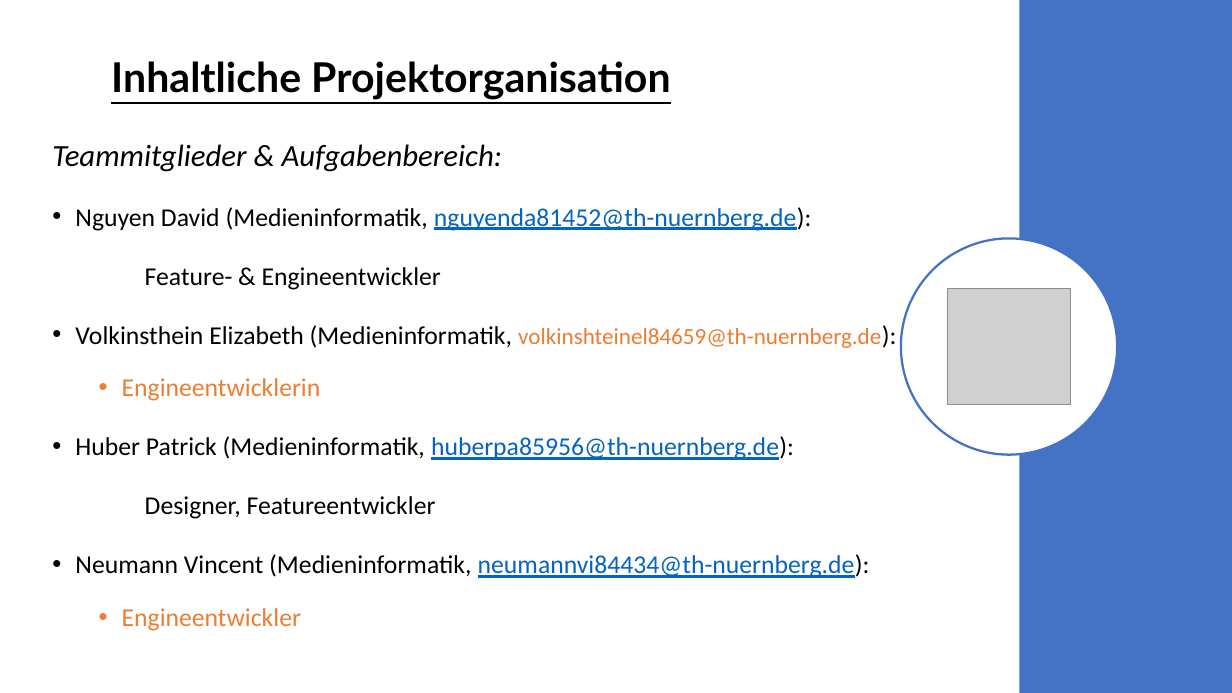
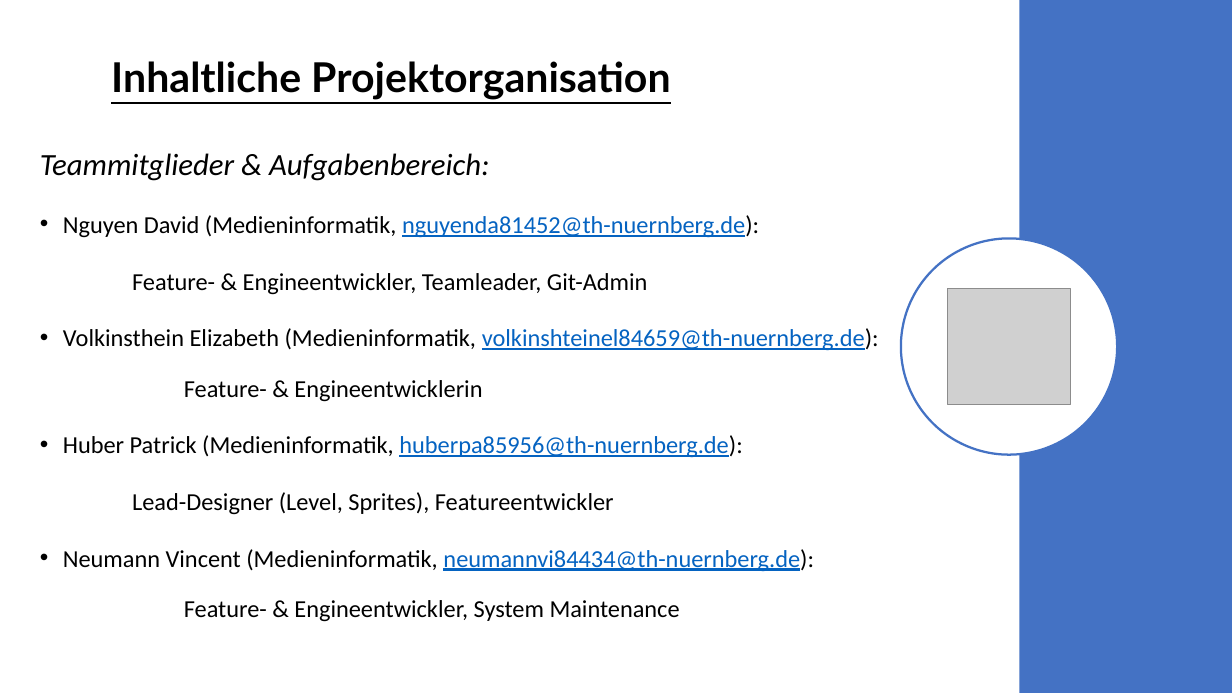
Before and after one commit to davidg-h/WinFormGame, a slide deck: slide 3 of Documentation/Präsentation.pptx. Drawn at 1232x693 pixels with LibreOffice and Linux fonts; fonts in the diff are those of the drawing; grey boxes stand for pictures. Boxes give left, top, right and bottom in pixels: in the first picture for what was removed or moved away, otherwise in the second. Text is boxed around its words. In the diff, an @@ line names an element or a change of style, - is before the commit and + after.

```diff
--- a/Documentation/Präsentation.pptx
+++ b/Documentation/Präsentation.pptx
@@ text "Teammitglieder & Aufgabenbereich:": place and size @@
-text "Teammitglieder & Aufgabenbereich:" at bbox=[52, 144, 881, 631]
+text "Teammitglieder & Aufgabenbereich:" at bbox=[40, 153, 879, 622]
@@ text at bbox=[63, 215, 879, 572]: size 20 to 19 pt in "Nguyen David (Medieninformatik, nguyenda81452@th-nuernberg.d ...", "Volkinsthein Elizabeth (Medieninformatik, volkinshteinel8465 ...", "Huber Patrick (Medieninformatik, huberpa85956@th-nuernberg.d ...", "Neumann Vincent (Medieninformatik, neumannvi84434@th-nuernbe ..."; size 18 to 19 pt, text colour #ED7D31 to #0563C1, underline on in "volkinshteinel84659@th-nuernberg.de):" @@
@@ text at bbox=[132, 273, 647, 295]: text changed; size 20 to 19 pt @@
-Feature- & Engineentwickler
+Feature- & Engineentwickler, Teamleader, Git-Admin
@@ text at bbox=[184, 380, 482, 402]: text changed; size 20 to 19 pt; text colour #ED7D31 to #000000 @@
-  • Engineentwicklerin
+  Feature- & Engineentwicklerin
@@ text at bbox=[132, 492, 614, 515]: text changed; size 20 to 19 pt @@
-Designer, Featureentwickler
+Lead-Designer (Level, Sprites), Featureentwickler
@@ text at bbox=[184, 600, 680, 622]: text changed; size 20 to 19 pt; text colour #ED7D31 to #000000 @@
-  • Engineentwickler
+  Feature- & Engineentwickler, System Maintenance
```
Also in this commit, not shown: 2 other slides changed, 17 other files.
